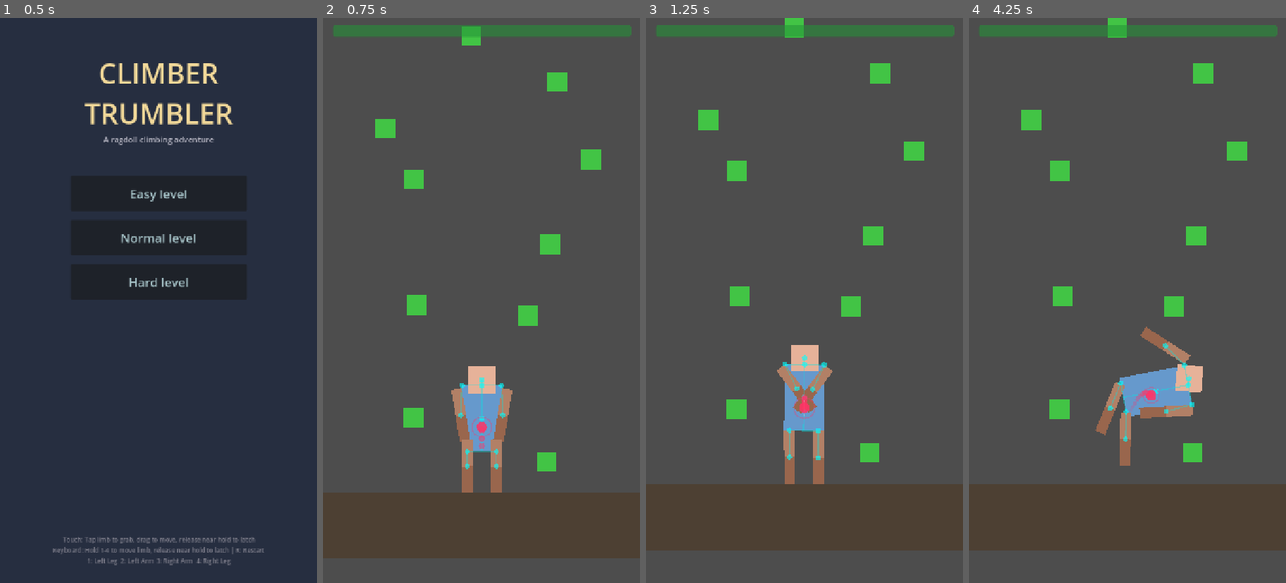
Above: before the commit, frames 1-4 (left to right).
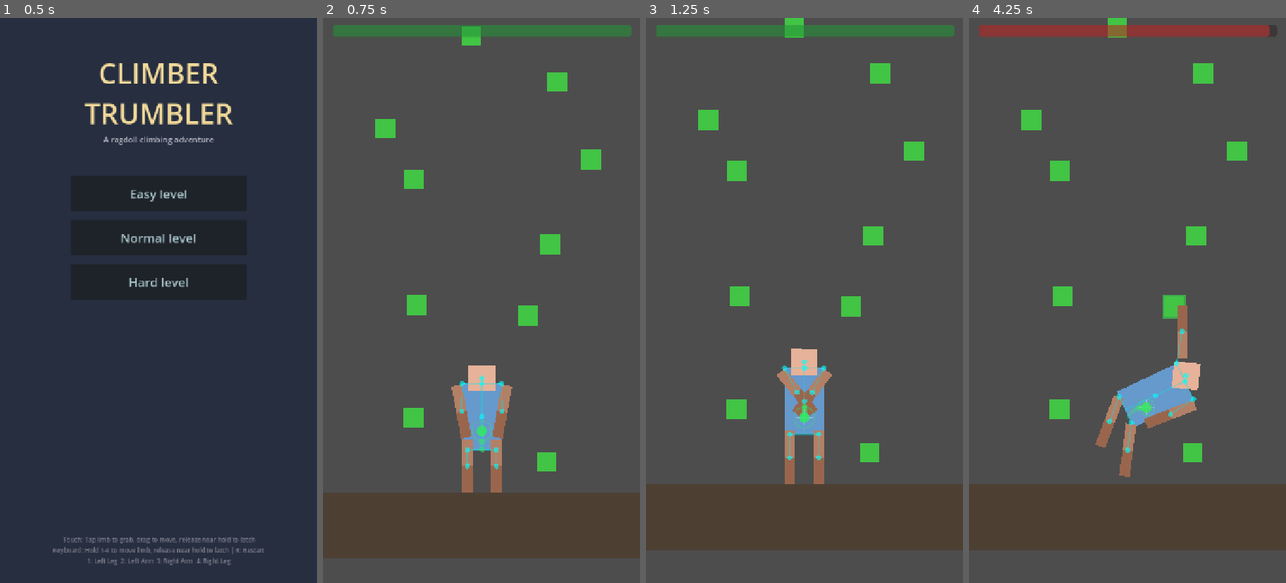
Above: after the commit, the same moments.

Repository: ZagorcicA/climber-trumbler
Game: Godot game, scene res://scenes/ui/StartScreen.tscn
Same seed, same stepped clock (60 frames per second), same inputs: the game is played once before the commit and once after it.
Inputs (mouse positions are in pixels of both pictures, inside the frame that each line leads up to):
- Up to frame 1 (0.5 s): no input
- Up to frame 2 (0.75 s): click "Easy level" at 0.5 s
- Up to frame 3 (1.25 s): no input
- Up to frame 4 (4.25 s): move the mouse to (1197, 272) at 1.27 s; tap E (both_arms_latch) at 1.35 s; click (1197, 272) at 1.42 s; drag from (1064, 328) to (1092, 419) at 2.02 s; move the mouse to (1159, 176) at 2.77 s; tap Space (latch_limb) at 2.85 s; click (1159, 176) at 2.92 s; drag from (1111, 413) to (1175, 306) at 3.52 s

Frame 1 is identical in both runs. In frame 2, 0.7% of the frame differs, in the area x 40-60%, y 61-80%; in frame 3, 0.9%; in frame 4, 4.6%, in the area x 2-98%, y 1-82%.

Commit message:
Add stamina-driven CoM physics, visuals, and limb response scaling
Fatigue now affects the entire movement system: CoM sags downward,
pendulum torque grows wilder, limb force/speed drops, and the CoM
dot shifts green→orange→red. Drain increased to 15/s, regen slowed to 10/s.

Co-Authored-By: Claude Opus 4.6 <noreply@anthropic.com>

Diff:
--- a/project.godot
+++ b/project.godot
@@ -12,7 +12,7 @@
 
 config/name="Climber  Trumbler"
 run/main_scene="res://scenes/ui/StartScreen.tscn"
-config/features=PackedStringArray("4.4", "GL Compatibility")
+config/features=PackedStringArray("4.3", "GL Compatibility")
 config/icon="res://icon.svg"
 
 [autoload]
@@ -20,6 +20,7 @@
 PhysicsConstants="*res://scripts/managers/physics_constants.gd"
 InputManager="*res://scripts/managers/input_manager.gd"
 StaminaManager="*res://scripts/managers/stamina_manager.gd"
+CenterOfMassManager="*res://scripts/managers/center_of_mass_manager.gd"
 
 [display]
 
--- a/scenes/player/Player.tscn
+++ b/scenes/player/Player.tscn
@@ -17,8 +17,8 @@
 
 [node name="Torso" type="RigidBody2D" parent="."]
 collision_mask = 2
-mass = 8.0
-gravity_scale = 0.3
+mass = 9.5
+gravity_scale = 0.55
 contact_monitor = true
 max_contacts_reported = 4
 linear_damp = 1.0
@@ -38,7 +38,7 @@
 [node name="Head" type="RigidBody2D" parent="."]
 position = Vector2(0, -60)
 collision_mask = 2
-mass = 2.0
+mass = 1.8
 linear_damp = 0.3
 angular_damp = 0.1
 script = ExtResource("3_head")
--- /dev/null
+++ b/scripts/managers/center_of_mass_manager.gd
@@ -0,0 +1,51 @@
+extends Node
+
+# CenterOfMassManager Singleton
+# Shared center-of-mass state. Player feeds it each physics frame,
+# other scripts (com_display, stamina) read from it.
+
+# Current weighted center of mass (global coords)
+var com_position: Vector2 = Vector2.ZERO
+
+# Average position of latched holds (global coords)
+var support_centroid: Vector2 = Vector2.ZERO
+
+# Number of currently latched limbs
+var support_count: int = 0
+
+# Horizontal distance from CoM to support centroid (the "barn door" signal)
+var com_offset_horizontal: float = 0.0
+
+# Stamina-driven CoM state
+var stamina_ratio: float = 1.0              # 1.0=full, 0.0=empty
+var effective_com_position: Vector2         # com_position + stamina sag offset
+
+
+func update_stamina_ratio(ratio: float) -> void:
+	stamina_ratio = ratio
+
+
+func update_effective_com() -> void:
+	var sag = (1.0 - stamina_ratio) * PhysicsConstants.COM_STAMINA_SAG_MAX
+	effective_com_position = com_position + Vector2(0, sag)
+
+
+func update_com(bodies: Array, masses: Array, total_mass: float) -> void:
+	var weighted_sum = Vector2.ZERO
+	for i in range(bodies.size()):
+		weighted_sum += masses[i] * bodies[i].global_position
+	com_position = weighted_sum / total_mass
+
+
+func update_support(latched_positions: Array) -> void:
+	support_count = latched_positions.size()
+	if support_count == 0:
+		support_centroid = Vector2.ZERO
+		com_offset_horizontal = 0.0
+		return
+
+	var sum = Vector2.ZERO
+	for pos in latched_positions:
+		sum += pos
+	support_centroid = sum / support_count
+	com_offset_horizontal = com_position.x - support_centroid.x
--- a/scripts/managers/physics_constants.gd
+++ b/scripts/managers/physics_constants.gd
@@ -12,7 +12,7 @@
 # ============================================================
 const GRAVITY: float = 980.0              # pixels/s² (Godot default, 9.8 m/s² at 100px/m)
 const PIXELS_PER_METER: float = 100.0
-const GRAVITY_SCALE: float = 0.3          # Torso gravity scale for floaty climbing feel
+const GRAVITY_SCALE: float = 0.55         # Torso gravity scale — heavier sloppy feel
 
 # ============================================================
 # CLIMBER PROFILE
@@ -24,11 +24,11 @@
 # ============================================================
 # BODY PART MASSES (game-scale, proportional to 75kg human)
 # ============================================================
-const MASS_HEAD: float = 2.0
-const MASS_TORSO: float = 8.0
-const MASS_ARM: float = 3.0
-const MASS_LEG: float = 3.0
-# Total: 2.0 + 8.0 + (3.0 * 4) = 22.0
+const MASS_HEAD: float = 1.8
+const MASS_TORSO: float = 9.5
+const MASS_ARM: float = 1.1
+const MASS_LEG: float = 3.85
+# Total: 1.8 + 9.5 + (1.1 * 2) + (3.85 * 2) = 21.2
 
 # ============================================================
 # BODY PART POSITIONS (relative to torso center, pixels)
@@ -79,7 +79,9 @@
 # MOVEMENT FORCES
 # ============================================================
 const MOVE_FORCE: float = 15000.0         # Force limb applies toward mouse
+const MOVE_FORCE_EXHAUSTED: float = 5000.0 # Force at 0 stamina (sluggish response)
 const MAX_VELOCITY: float = 800.0          # Limb speed cap (pixels/s)
+const MAX_VELOCITY_EXHAUSTED: float = 350.0 # Speed cap at 0 stamina
 const MOVE_DAMPING: float = 0.99           # Velocity retention per frame
 const MOVE_DEAD_ZONE: float = 10.0         # Pixels before force applies
 
@@ -87,7 +89,7 @@
 # STANDING SUPPORT
 # ============================================================
 const STAND_SUPPORT_FORCE: float = 2500.0
-const STAND_UPRIGHT_TORQUE: float = 8000.0
+const STAND_UPRIGHT_TORQUE: float = 5000.0
 const STAND_DAMPING: float = 0.85
 
 # ============================================================
@@ -102,8 +104,8 @@
 # STAMINA CONFIGURATION
 # ============================================================
 const MAX_STAMINA: float = 100.0
-const BASE_DRAIN_RATE: float = 10.0        # Per second when latched
-const BASE_REGEN_RATE: float = 15.0        # Per second when not latched
+const BASE_DRAIN_RATE: float = 15.0        # Per second when latched
+const BASE_REGEN_RATE: float = 10.0        # Per second when not latched
 const MIN_LATCH_STAMINA: float = 5.0       # Can't latch below this
 const STAMINA_WARNING_THRESHOLD: float = 30.0
 
@@ -132,6 +134,24 @@
 const TOUCH_SELECT_RADIUS: float = 70.0    # px — tap detection radius (generous for fat fingers)
 
 # ============================================================
+# CENTER OF MASS PHYSICS
+# ============================================================
+const COM_TORQUE_STRENGTH: float = 5500.0    # Barn-door torque when hanging off-center
+const COM_TORQUE_DAMPING: float = 0.94       # Angular velocity retention (higher = more swing)
+const COM_MAX_OFFSET: float = 130.0          # Pixels — offset where torque saturates
+const COM_TORQUE_RAMP: float = 1.0           # Exponent (1.0=linear — reactive to small offsets)
+
+# STAMINA → CoM COUPLING
+const COM_STAMINA_SAG_MAX: float = 80.0              # Max downward CoM offset (px) at 0 stamina
+const COM_TORQUE_STRENGTH_EXHAUSTED: float = 8500.0  # Torque at 0 stamina (stronger pendulum)
+const COM_TORQUE_DAMPING_EXHAUSTED: float = 0.97     # Damping at 0 stamina (barely dampened)
+
+# STAMINA COLORS (shared by stamina bar + CoM display)
+const COM_COLOR_FRESH: Color = Color(0.2, 0.9, 0.4, 0.85)     # Green — full stamina
+const COM_COLOR_TIRED: Color = Color(1.0, 0.7, 0.2, 0.85)     # Orange — mid stamina
+const COM_COLOR_CRITICAL: Color = Color(0.9, 0.1, 0.1, 0.85)  # Red — low stamina
+
+# ============================================================
 # CENTER OF MASS VISUALIZATION
 # ============================================================
 const COM_LINE_WIDTH: float = 2.0
--- a/scripts/player/com_display.gd
+++ b/scripts/player/com_display.gd
@@ -4,8 +4,6 @@
 # Draws skeleton lines, joint dots, CoM indicator, and trail
 
 var bodies: Array = []
-var masses: Array = []
-var total_mass: float = 0.0
 
 var trail: Array = []
 var frame_counter: int = 0
@@ -30,16 +28,6 @@
 		player.get_node("LeftLeg"),
 		player.get_node("RightLeg"),
 	]
-	masses = [
-		PhysicsConstants.MASS_TORSO,
-		PhysicsConstants.MASS_HEAD,
-		PhysicsConstants.MASS_ARM,
-		PhysicsConstants.MASS_ARM,
-		PhysicsConstants.MASS_LEG,
-		PhysicsConstants.MASS_LEG,
-	]
-	for m in masses:
-		total_mass += m
 
 	torso = bodies[0]
 	joint_neck = PhysicsConstants.JOINT_POS_NECK
@@ -57,7 +45,8 @@
 		if trail.size() > PhysicsConstants.COM_TRAIL_LENGTH:
 			trail.resize(PhysicsConstants.COM_TRAIL_LENGTH)
 
-	ring_phase += delta * 3.0
+	var pulse_speed = lerp(3.0, 8.0, 1.0 - CenterOfMassManager.stamina_ratio)
+	ring_phase += delta * pulse_speed
 	if ring_phase > TAU:
 		ring_phase -= TAU
 
@@ -107,14 +96,22 @@
 		var pos = to_local(body.global_position)
 		draw_circle(pos, joint_radius, joint_color)
 
-	# Center of mass
+	# Stamina-driven color
+	var ratio = CenterOfMassManager.stamina_ratio
+	var com_color: Color
+	if ratio > 0.5:
+		com_color = PhysicsConstants.COM_COLOR_FRESH.lerp(PhysicsConstants.COM_COLOR_TIRED, (1.0 - ratio) * 2.0)
+	else:
+		com_color = PhysicsConstants.COM_COLOR_TIRED.lerp(PhysicsConstants.COM_COLOR_CRITICAL, (0.5 - ratio) * 2.0)
+
+	# Center of mass (uses effective position with stamina sag)
 	var com_global = _calculate_com_global()
 	var com_local = to_local(com_global)
 
-	# Trail (fading magenta dots)
+	# Trail (fading dots using stamina color)
 	for i in range(trail.size()):
 		var alpha = lerp(0.6, 0.05, float(i) / float(PhysicsConstants.COM_TRAIL_LENGTH))
-		var trail_color = Color(PhysicsConstants.COM_DOT_COLOR.r, PhysicsConstants.COM_DOT_COLOR.g, PhysicsConstants.COM_DOT_COLOR.b, alpha)
+		var trail_color = Color(com_color.r, com_color.g, com_color.b, alpha)
 		var radius = lerp(5.0, 2.0, float(i) / float(PhysicsConstants.COM_TRAIL_LENGTH))
 		draw_circle(to_local(trail[i]), radius, trail_color)
 
@@ -123,17 +120,15 @@
 	draw_line(com_local + Vector2(-ch, 0), com_local + Vector2(ch, 0), PhysicsConstants.COM_CROSSHAIR_COLOR, 1.0)
 	draw_line(com_local + Vector2(0, -ch), com_local + Vector2(0, ch), PhysicsConstants.COM_CROSSHAIR_COLOR, 1.0)
 
-	# Pulsing ring
+	# Pulsing ring (stamina color, lower alpha)
 	var pulse = (sin(ring_phase) + 1.0) * 0.5
 	var ring_radius = lerp(PhysicsConstants.COM_RING_MIN_RADIUS, PhysicsConstants.COM_RING_MAX_RADIUS, pulse)
-	draw_arc(com_local, ring_radius, 0, TAU, 32, PhysicsConstants.COM_RING_COLOR, 2.0)
+	var ring_color = Color(com_color.r, com_color.g, com_color.b, 0.3)
+	draw_arc(com_local, ring_radius, 0, TAU, 32, ring_color, 2.0)
 
 	# CoM dot (drawn last, on top)
-	draw_circle(com_local, PhysicsConstants.COM_DOT_RADIUS, PhysicsConstants.COM_DOT_COLOR)
+	draw_circle(com_local, PhysicsConstants.COM_DOT_RADIUS, com_color)
 
 
 func _calculate_com_global() -> Vector2:
-	var weighted_sum = Vector2.ZERO
-	for i in range(bodies.size()):
-		weighted_sum += masses[i] * bodies[i].global_position
-	return weighted_sum / total_mass
+	return CenterOfMassManager.effective_com_position
--- a/scripts/player/limb.gd
+++ b/scripts/player/limb.gd
@@ -29,14 +29,19 @@
 	var direction = (target_position - global_position).normalized()
 	var distance = global_position.distance_to(target_position)
 
+	# Stamina scaling — tired limbs respond slower to input
+	var ratio = CenterOfMassManager.stamina_ratio
+	var move_force = lerp(PhysicsConstants.MOVE_FORCE_EXHAUSTED, PhysicsConstants.MOVE_FORCE, ratio)
+	var max_vel = lerp(PhysicsConstants.MAX_VELOCITY_EXHAUSTED, PhysicsConstants.MAX_VELOCITY, ratio)
+
 	# Apply force toward target, divided by number of co-moving limbs
 	if distance > PhysicsConstants.MOVE_DEAD_ZONE:
-		var force = direction * PhysicsConstants.MOVE_FORCE / force_divisor
+		var force = direction * move_force / force_divisor
 		apply_central_force(force)
 
 	# Limit velocity to prevent wild movements
-	if linear_velocity.length() > PhysicsConstants.MAX_VELOCITY:
-		linear_velocity = linear_velocity.normalized() * PhysicsConstants.MAX_VELOCITY
+	if linear_velocity.length() > max_vel:
+		linear_velocity = linear_velocity.normalized() * max_vel
 
 	# Apply damping for more controlled movement
 	linear_velocity *= PhysicsConstants.MOVE_DAMPING
--- a/scripts/player/player.gd
+++ b/scripts/player/player.gd
@@ -18,9 +18,30 @@
 var torso_on_ground: bool = false  # Tracks if torso is touching floor/ground
 var legs_on_ground: int = 0  # Count of legs touching the floor
 
+# CoM physics data (set in _ready)
+var _com_bodies: Array = []
+var _com_masses: Array = []
+var _com_total: float = 0.0
+
 func _ready():
 	# Register all limbs in order: 0=LeftArm, 1=RightArm, 2=LeftLeg, 3=RightLeg
 	limbs = [left_arm, right_arm, left_leg, right_leg]
+
+	# Set differentiated limb masses (arms lighter, legs heavier)
+	left_arm.mass = PhysicsConstants.MASS_ARM
+	right_arm.mass = PhysicsConstants.MASS_ARM
+	left_leg.mass = PhysicsConstants.MASS_LEG
+	right_leg.mass = PhysicsConstants.MASS_LEG
+
+	# Build CoM body/mass arrays for the manager
+	_com_bodies = [torso, head, left_arm, right_arm, left_leg, right_leg]
+	_com_masses = [
+		PhysicsConstants.MASS_TORSO, PhysicsConstants.MASS_HEAD,
+		PhysicsConstants.MASS_ARM, PhysicsConstants.MASS_ARM,
+		PhysicsConstants.MASS_LEG, PhysicsConstants.MASS_LEG,
+	]
+	for m in _com_masses:
+		_com_total += m
 
 	# Connect to stamina depletion signal
 	StaminaManager.stamina_depleted.connect(_on_stamina_depleted)
@@ -42,20 +63,46 @@
 	_update_stamina(delta)
 
 func _physics_process(_delta):
+	# Feed CoM manager every frame
+	CenterOfMassManager.update_com(_com_bodies, _com_masses, _com_total)
+
+	var latched_positions: Array = []
+	for limb in limbs:
+		if limb.is_latched and limb.current_hold and is_instance_valid(limb.current_hold):
+			latched_positions.append(limb.current_hold.global_position)
+	CenterOfMassManager.update_support(latched_positions)
+
+	CenterOfMassManager.update_stamina_ratio(StaminaManager.current_stamina / PhysicsConstants.MAX_STAMINA)
+	CenterOfMassManager.update_effective_com()
+
 	_clamp_torso_above_holds()
 
-	if legs_on_ground <= 0:
-		return
-
-	# Upward support force (like "leg muscles")
-	var support_multiplier = 1.0 if legs_on_ground >= 2 else 0.6
-	torso.apply_central_force(Vector2(0, -PhysicsConstants.STAND_SUPPORT_FORCE * support_multiplier))
-
-	# Upright torque correction (proportional controller)
-	torso.apply_torque(-torso.rotation * PhysicsConstants.STAND_UPRIGHT_TORQUE)
-
-	# Horizontal damping to prevent sliding
-	torso.linear_velocity.x *= PhysicsConstants.STAND_DAMPING
+	if legs_on_ground > 0:
+		# Upward support force (like "leg muscles")
+		var support_multiplier = 1.0 if legs_on_ground >= 2 else 0.6
+		torso.apply_central_force(Vector2(0, -PhysicsConstants.STAND_SUPPORT_FORCE * support_multiplier))
+
+		# Upright torque correction (proportional controller)
+		torso.apply_torque(-torso.rotation * PhysicsConstants.STAND_UPRIGHT_TORQUE)
+
+		# Horizontal damping to prevent sliding
+		torso.linear_velocity.x *= PhysicsConstants.STAND_DAMPING
+	elif CenterOfMassManager.support_count > 0:
+		_apply_com_torque()
+
+
+func _apply_com_torque():
+	var offset = CenterOfMassManager.com_offset_horizontal
+	# Normalize by max offset, clamp to [-1, 1]
+	var normalized = clampf(offset / PhysicsConstants.COM_MAX_OFFSET, -1.0, 1.0)
+	# Apply power curve for non-linear ramp
+	var factor = sign(normalized) * pow(abs(normalized), PhysicsConstants.COM_TORQUE_RAMP)
+	# Stamina scaling — tired = stronger pendulum, less damping
+	var ratio = CenterOfMassManager.stamina_ratio
+	var strength = lerp(PhysicsConstants.COM_TORQUE_STRENGTH_EXHAUSTED, PhysicsConstants.COM_TORQUE_STRENGTH, ratio)
+	var damping = lerp(PhysicsConstants.COM_TORQUE_DAMPING_EXHAUSTED, PhysicsConstants.COM_TORQUE_DAMPING, ratio)
+	torso.apply_torque(factor * strength)
+	torso.angular_velocity *= damping
 
 func _clamp_torso_above_holds():
 	# Prevent cartwheeling: when arms are latched, the torso can't rise above
